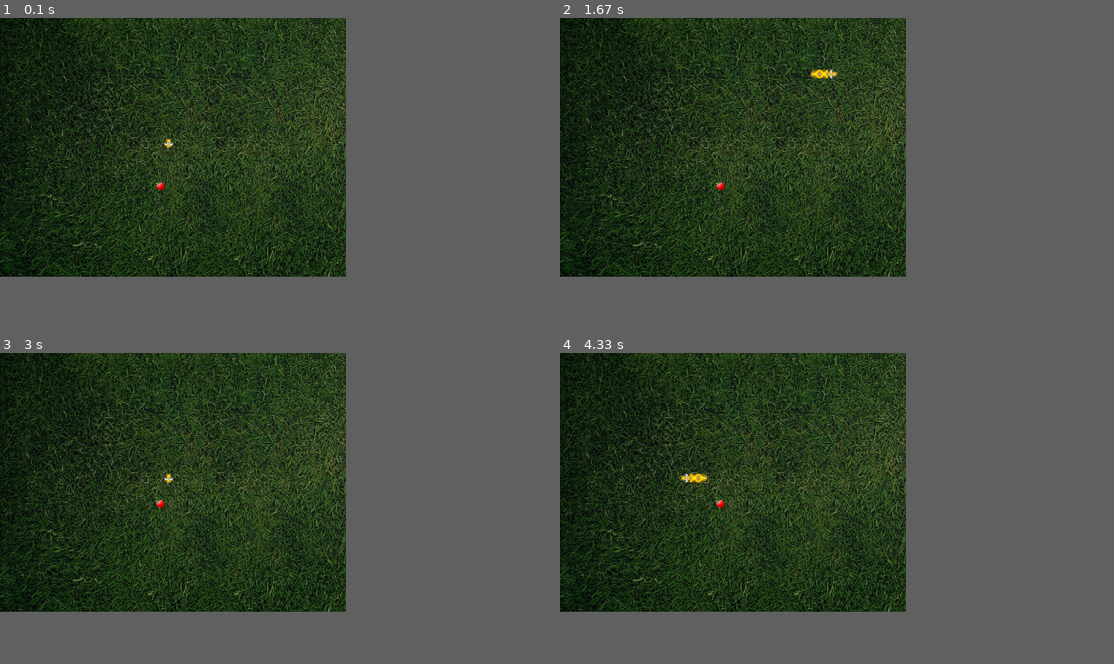
Above: before the commit, frames 1-4 (two rows, left to right).
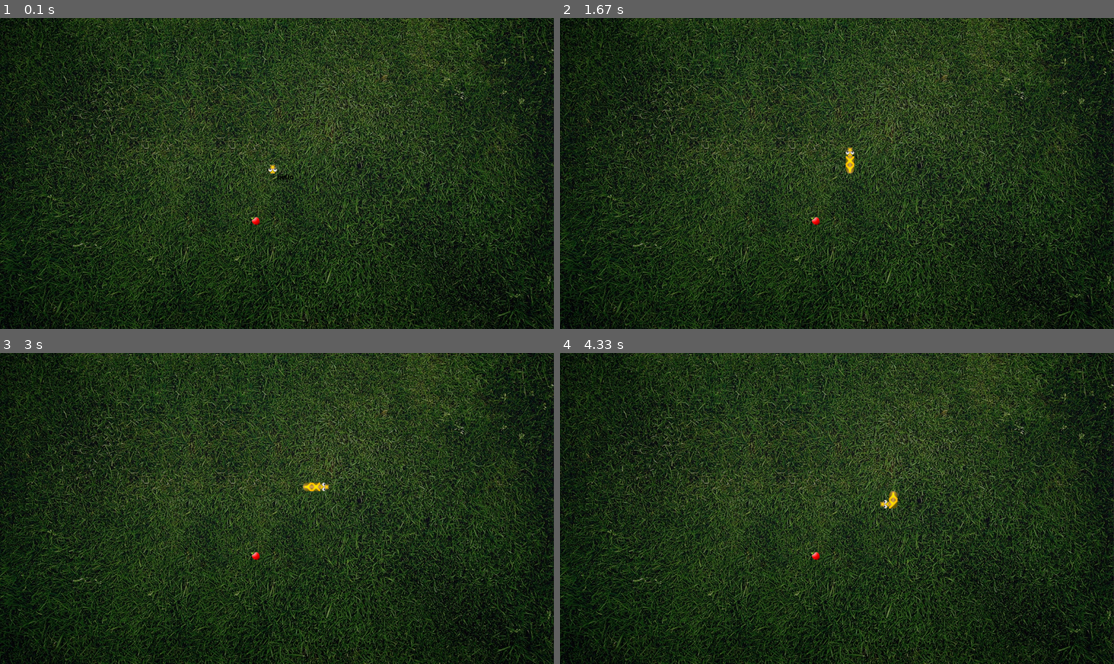
Above: after the commit, the same moments.

Repository: AndyGJorgensen/PyGameTutorialSnake
Game: pygame game, started from PyGameTutorialSnake/PyGameTutorialSnake/PyGameTutorialSnake.py
The game is run twice, just before and just after one commit, with the same random seed, the same clock (stepped at 60 frames per second) and the same inputs.
Inputs:
- Up to frame 1 (0.1 s): no input
- Up to frame 2 (1.67 s): hold Right 0.33-0.8 s; hold Up 0.83-1.33 s; hold Right from 1.37 s (still down)
- Up to frame 3 (3 s): release Right at 2.1 s
- Up to frame 4 (4.33 s): hold Down 3.02-3.93 s; hold Left from 3.97 s (still down)
In our replay, the window is 562x421 before the commit and 900x506 after it. These sizes can differ from the game's own. Grey fills any space a smaller window leaves; there, only what the larger window draws over its background counts as a difference.

The runs differ from the first frame. In frame 1, 30% of the frame differs, in the area x 0-100%, y 0-100%; in frame 2, 30%; in frame 3, 30%; in frame 4, 30%.

Commit message:
Fixed bug plays collision into self was broke after adding more to the snakeList

Diff:
--- a/PyGameTutorialSnake/PyGameTutorialSnake/PyGameTutorialSnake.py
+++ b/PyGameTutorialSnake/PyGameTutorialSnake/PyGameTutorialSnake.py
@@ -3,14 +3,14 @@
 pygame.init()
 
 #setup display
-display_width, display_height = 800, 600
+display_width, display_height = 1280, 720
 
 fps=0
 gameDisplay = pygame.display.set_mode((display_width, display_height))
 pygame.display.set_caption("Snake") #sets the title of the game in the top of the bar
 #Setup clock and FPS
 clock = pygame.time.Clock()
-FPS = 15
+FPS = 3
 #Define Colors
 white = (255,255,255)
 black = (0,0,0)
@@ -25,7 +25,7 @@
 food_size = player_size
 foodX=0
 foodY=0
-player_heading = "UP"
+player_heading = "NA"
 playerY_speed = 0
 playerX_speed = 0
 headindex = 0
@@ -72,7 +72,7 @@
     snakeList = []
     index = 1
     lastindex = 1
-    lastplayer_heading = "UP"
+    lastplayer_heading = "NA"
     headindex=0
     index = 2
 
@@ -134,25 +134,25 @@
 
             if event.key == pygame.K_ESCAPE :
                 gameExit()
-            if event.key == pygame.K_UP and (player_heading == "LEFT" or player_heading == "RIGHT"):
+            if event.key == pygame.K_UP and (player_heading == "LEFT" or player_heading == "RIGHT" or player_heading == "NA"):
                 playerY_speed -= player_size
                 playerX_speed = 0
                 player_heading = "UP"
                 index = 5
                 headindex = 0
-            if event.key == pygame.K_DOWN and (player_heading == "LEFT" or player_heading == "RIGHT"):
+            if event.key == pygame.K_DOWN and (player_heading == "LEFT" or player_heading == "RIGHT" or player_heading == "NA"):
                 playerY_speed += player_size
                 playerX_speed = 0
                 player_heading = "DOWN"
                 index = 5
                 headindex = 2
-            if event.key == pygame.K_LEFT and (player_heading == "UP" or player_heading == "DOWN"):
+            if event.key == pygame.K_LEFT and (player_heading == "UP" or player_heading == "DOWN" or player_heading == "NA"):
                 playerX_speed -= player_size
                 playerY_speed = 0
                 player_heading = "LEFT"
                 index = 4
                 headindex = 3
-            if event.key == pygame.K_RIGHT and (player_heading == "UP" or player_heading == "DOWN"):
+            if event.key == pygame.K_RIGHT and (player_heading == "UP" or player_heading == "DOWN" or player_heading == "NA"):
                 playerX_speed += player_size
                 playerY_speed = 0
                 player_heading = "RIGHT"
@@ -171,7 +171,7 @@
     #check for border collision
     if playerX < 0 or playerY < 0 or playerX > display_width - player_size or playerY > display_height - player_size:
         gameInit()
-        player_heading = "UP"
+        player_heading = "NA"
         playerY_speed = 0
         playerX_speed = 0
 
@@ -264,15 +264,14 @@
 
     if len(snakeList) > snakeLength:
         del snakeList[0]
-    print(snakeList)
 
     player(player_size, snakeList)
 
 
     for eachSegment in snakeList [:-1]:
-        if eachSegment == snakeHead:
+        if eachSegment[0] == snakeHead[0] and eachSegment [1] == snakeHead[1]:
             gameInit()
-            player_heading = "UP"
+            player_heading = "NA"
             playerY_speed = 0
             playerX_speed = 0
 
